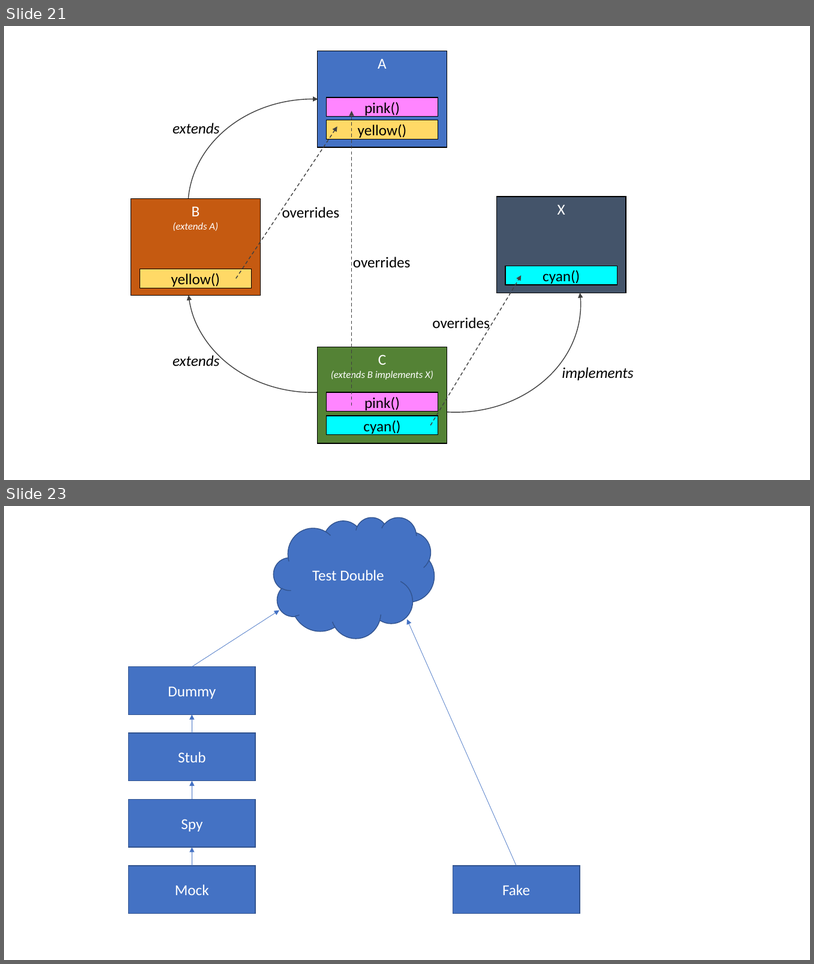
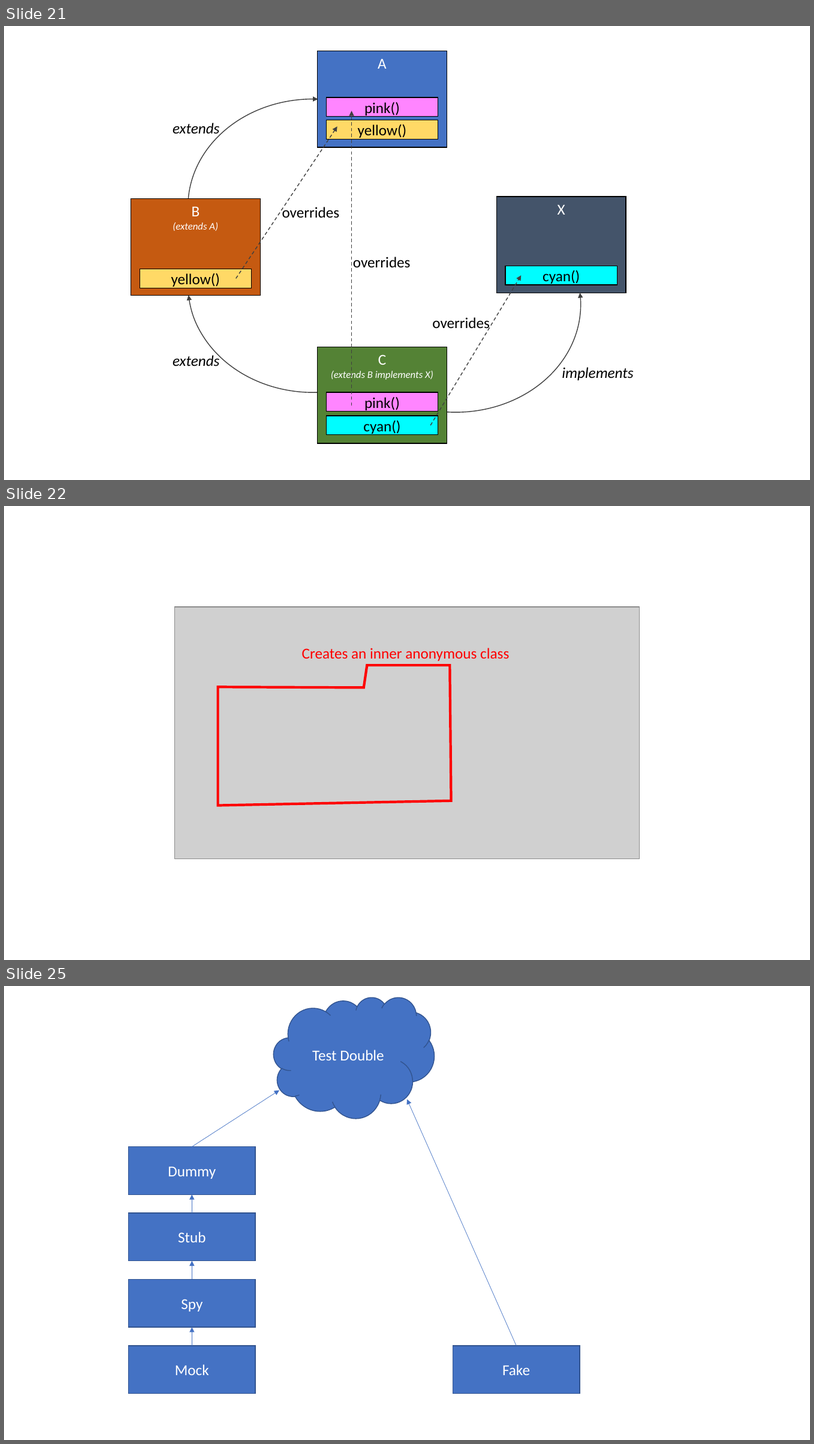
Before and after one commit to albertattard/java-boot-camp, a slide deck: assets/images/Images.pptx. Shown one above the other, each under a label of ours: slides 21 and 23 before the commit, slides 21, 22 and 25 after it; the slides between them are not shown. The pictures are 814x964 and 814x1444 pixels, drawn with LibreOffice and Linux fonts; fonts in the diff are those of the drawing; grey boxes stand for pictures. Boxes give left, top, right and bottom in pixels: in the first picture for what was removed or moved away, otherwise in the second. Text is boxed around its words. In the diff, an @@ line names an element or a change of style, - is before the commit and + after.

```diff
--- a/assets/images/Images.pptx
+++ b/assets/images/Images.pptx
@@ slide 22 added at [4,506,810,960], background #FFFFFF @@
@@ picture added at [175,607,640,859] @@
@@ text added at [302,648,509,661], 18 pt, text #FF0000 @@
+Creates an inner anonymous class
@@ freeform shape added at [218,665,452,805], outline #FF0000 3 pt @@
@@ what was slide 23 is now slide 25 @@
```
Also in this commit, not shown: 1 other slide added, 4 other files.
